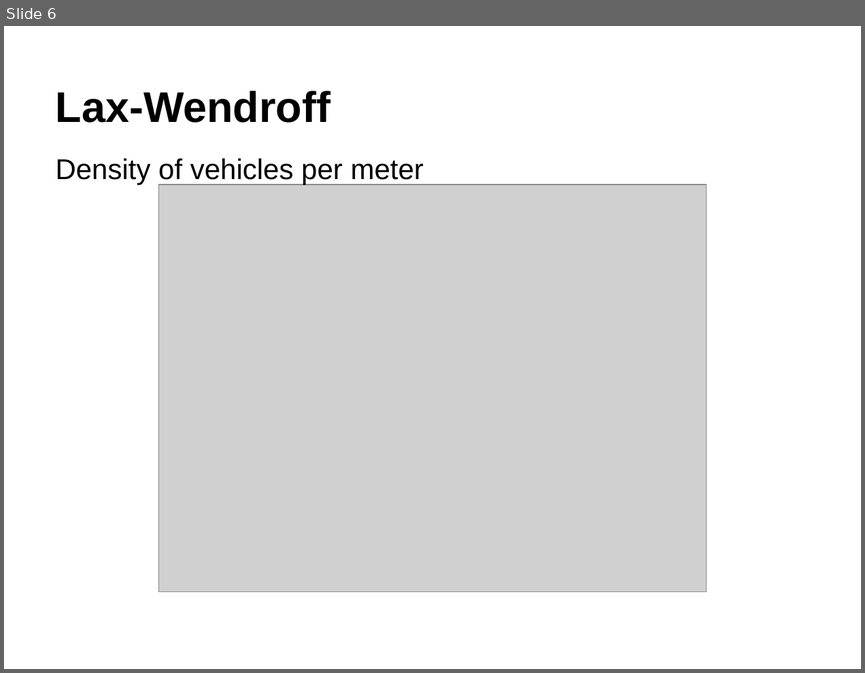
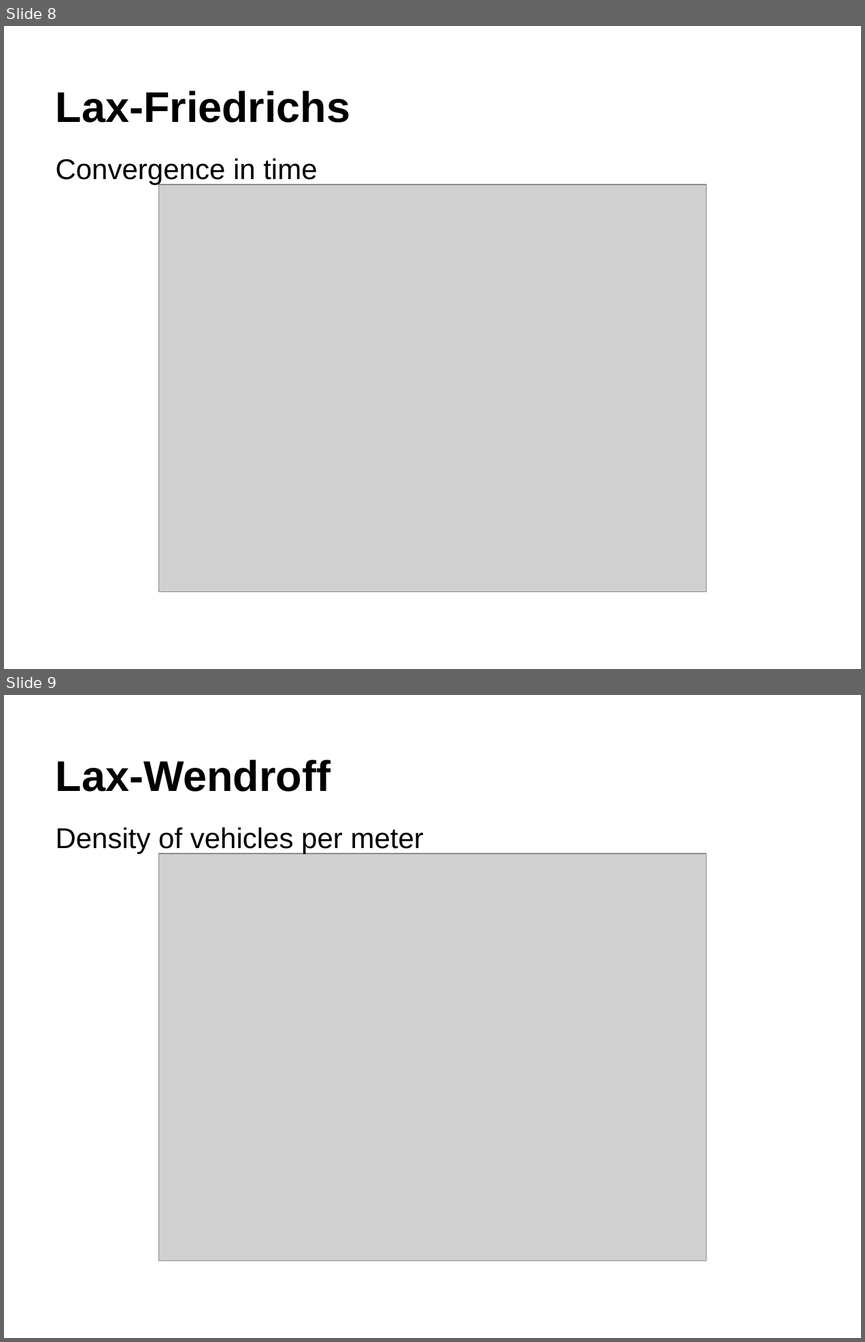
Before and after one commit to astridlangsrud/NumDifffff, a slide deck: bra_presentasjon.pptx. Shown one above the other, each under a label of ours: slide 6 before the commit, slides 8 and 9 after it. The pictures are 865x673 and 865x1342 pixels, drawn with LibreOffice and Linux fonts; fonts in the diff are those of the drawing; grey boxes stand for pictures; background and template pictures are left out. Boxes give left, top, right and bottom in pixels: in the first picture for what was removed or moved away, otherwise in the second. Text is boxed around its words. In the diff, an @@ line names an element or a change of style, - is before the commit and + after.

```diff
--- a/bra_presentasjon.pptx
+++ b/bra_presentasjon.pptx
@@ slide 8 added at <box>4,26,861,669</box>, background #FFFFFF; not listed: 1 template element that a slide beside it also shows @@
@@ title added at <box>56,91,351,123</box>, 36 pt, text #000000, bold @@
+Lax-Friedrichs
@@ text added at <box>56,158,317,185</box>, 24 pt, text #000000 @@
+Convergence in time
@@ picture added at <box>159,184,706,592</box> @@
@@ what was slide 6 is now slide 9 @@
```
Also in this commit, not shown: 3 slides changed, 4 other slides added, 1 slide removed, 4 other files.
